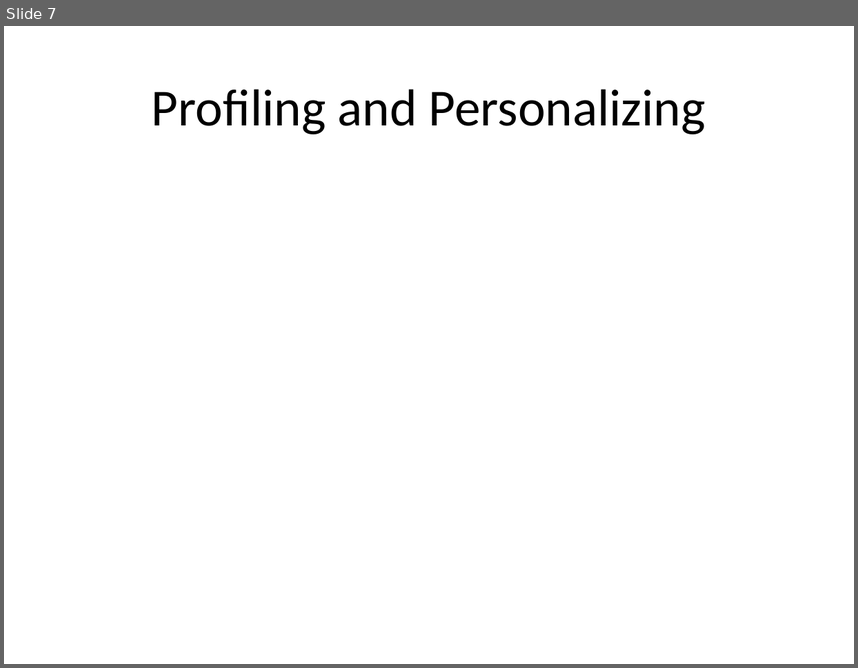
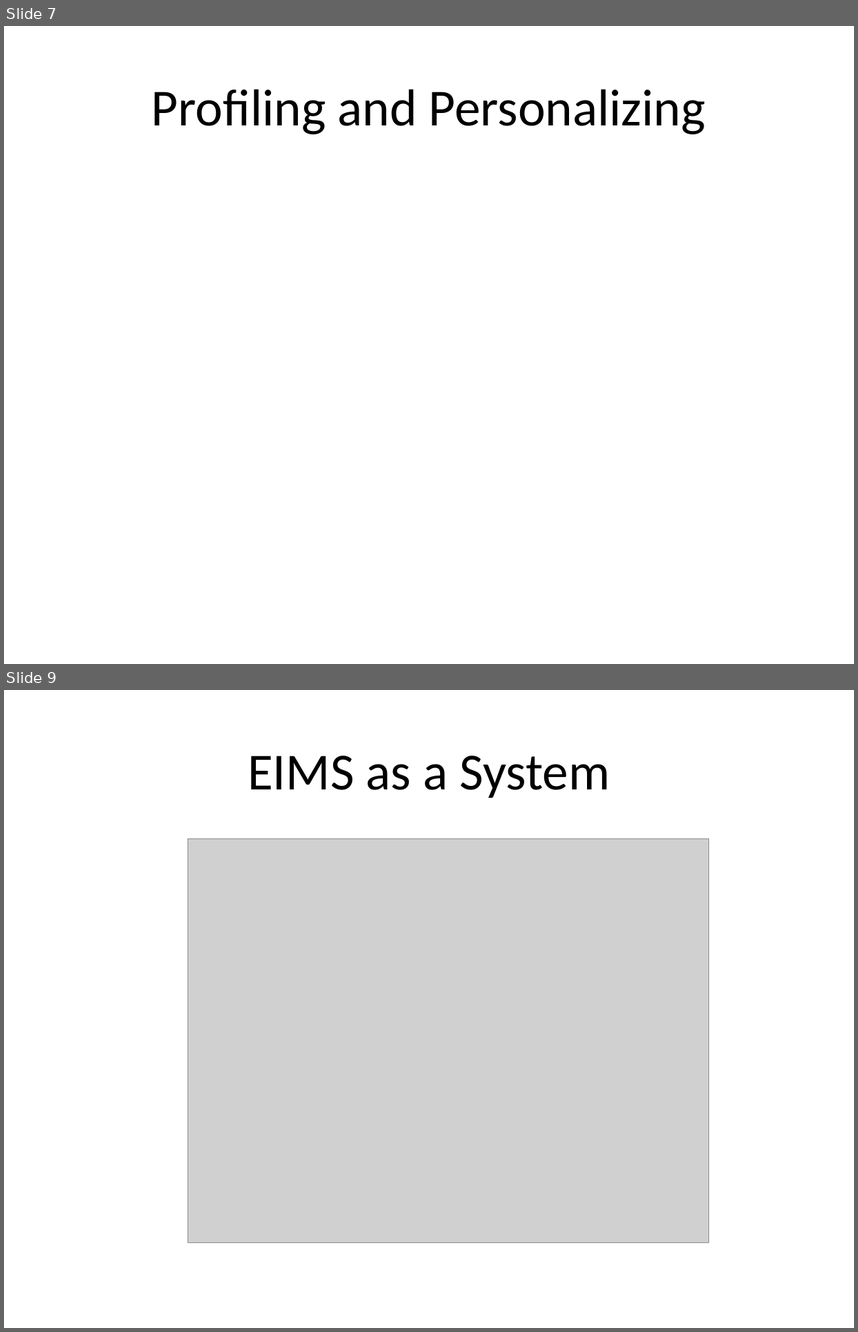
Before and after one commit to rifatbit0401/Human-Resource-Management-System, a slide deck: Presentation/HRMS.pptx. Shown one above the other, each under a label of ours: slide 7 before the commit, slides 7 and 9 after it; the slides between them are not shown. The pictures are 858x668 and 858x1332 pixels, drawn with LibreOffice and Linux fonts; fonts in the diff are those of the drawing; grey boxes stand for pictures. Boxes give left, top, right and bottom in pixels: in the first picture for what was removed or moved away, otherwise in the second. Text is boxed around its words. In the diff, an @@ line names an element or a change of style, - is before the commit and + after.

```diff
--- a/Presentation/HRMS.pptx
+++ b/Presentation/HRMS.pptx
@@ slide 9 added at <box>4,690,854,1328</box>, background #FFFFFF @@
@@ title added at <box>248,756,610,798</box>, 44 pt, text #000000 @@
+EIMS as a System
@@ picture added at <box>188,839,708,1243</box> @@
```
Also in this commit, not shown: 1 slide changed, 8 other slides added, 1 other file.
